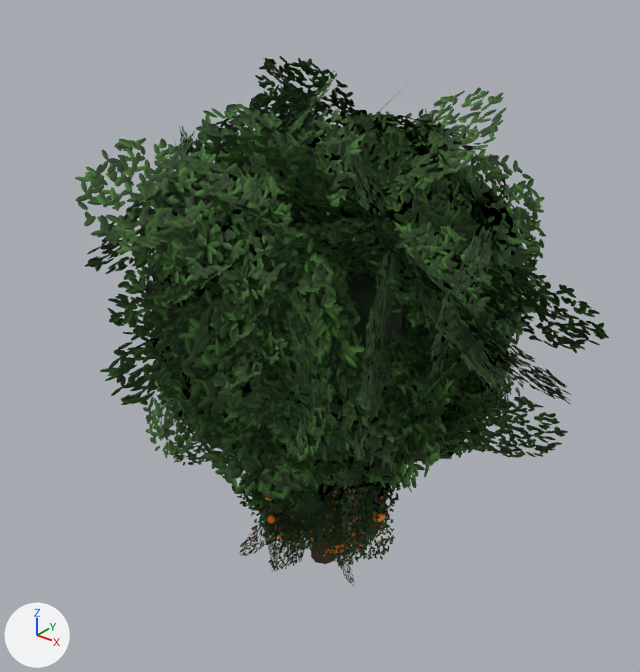
One commit to the glTF model assets/glb/trees.glb: the scene before it, then after it.
Camera for both pictures: a camera (50 mm lens) standing at (8.76, -11.07, 11.72) and looking at (0.26, -0.44, 5.13). Lighting does not change. The marker at lower left points along +X, +Y and +Z. The first picture is the older version.

Before the edit, the objects in view are built like this:
```python
me_tree_broad_b = bpy.data.meshes.new('tree_broad_b')
me_tree_broad_b.from_pydata(...)  # 1214 vertices, 1256 faces; spans x -4.1..3.55, y -3.89..2.61, z 0.0..7.48
# faces by material slot: [336, 560, 360]
me_tree_broad_b.materials.append(mat_bark)  # brown #5a4636
me_tree_broad_b.materials.append(mat_crown_tree_broad_b)  # dark green #2c4622
me_tree_broad_b.materials.append(mat_leaf_tree_broad_b)
me_tree_mikan = bpy.data.meshes.new('tree_mikan')
me_tree_mikan.from_pydata(...)  # 1326 vertices, 2004 faces; spans x -1.8..1.9, y -2.01..2.07, z -0.48..3.14
# faces by material slot: [96, 320, 1408, 180]
me_tree_mikan.materials.append(mat_bark)  # brown #5a4636
me_tree_mikan.materials.append(mat_crown_mikan)  # dark green #233f1d
me_tree_mikan.materials.append(mat_mikanfruit)  # orange #ff8a12
me_tree_mikan.materials.append(mat_leaf_mikan)
me_tree_street = bpy.data.meshes.new('tree_street')
me_tree_street.from_pydata(...)  # 1174 vertices, 1236 faces; spans x -2.43..3.57, y -3.07..3.03, z 0.0..8.2
# faces by material slot: [336, 560, 340]
me_tree_street.materials.append(mat_bark)  # brown #5a4636
me_tree_street.materials.append(mat_crown_tree_street)  # dark green #2a4420
me_tree_street.materials.append(mat_leaf_tree_street)
ob_tree_broad_b = bpy.data.objects.new('tree_broad_b', me_tree_broad_b)
ob_tree_broad_b.location = (0.0, 0.0, 0.0)
ob_tree_mikan = bpy.data.objects.new('tree_mikan', me_tree_mikan)
ob_tree_mikan.location = (0.0, 0.0, 0.0)
ob_tree_street = bpy.data.objects.new('tree_street', me_tree_street)
ob_tree_street.location = (0.0, 0.0, 0.0)
# also in view: 'tree_broad_a' at (1.0, -0.01, 4.98)
```
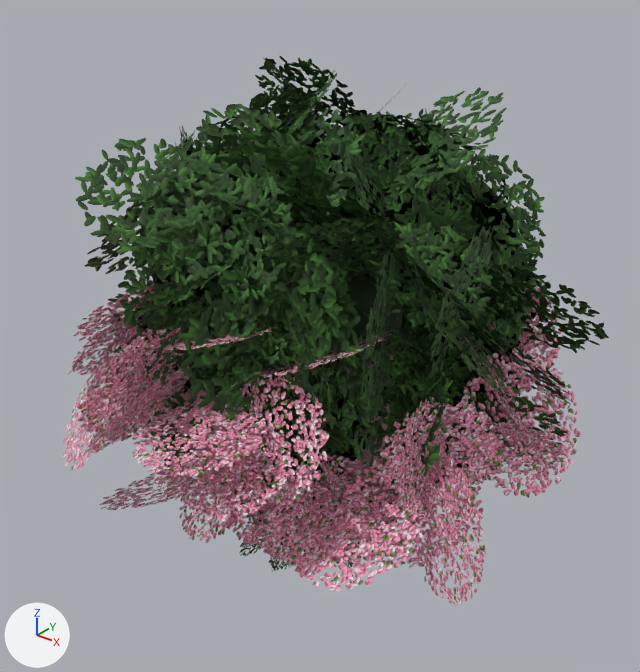
What the commit changed:
Picture 'leaf_sakura' (img_leaf_sakura) is new.
Material 'Crown_tree_sakura' (mat_crown_tree_sakura) is new.
Its base color is (0.807, 0.361, 0.479) (pink #e8a2b8).
Its roughness is 0.85.
Material 'Leaf_tree_sakura' (mat_leaf_tree_sakura) is new.
Uses the picture img_leaf_sakura.
Mesh me_tree_sakura is new.
It has 1660 vertices, 1656 faces and spans x -4.63..5.29, y -5.98..4.81, z 0.0..8.62.
Faces by material slot: [336, 800, 520].
It uses material mat_bark (brown #5a4636).
It uses material mat_crown_tree_sakura (pink #e8a2b8).
It uses material mat_leaf_tree_sakura.
Object 'tree_sakura' (ob_tree_sakura) is new; it shows me_tree_sakura.
Its location is (0.0, 0.0, 0.0).

Boxes (x1, y1, x2, y2) around the edits, measured in the pictures (640 x 672 px):
'tree_sakura', added (purple)
    after: (62, 150, 581, 605)
    faces in mat_leaf_tree_sakura: (62, 150, 581, 605)
    faces in mat_crown_tree_sakura (pink #e8a2b8): (166, 387, 460, 486)
